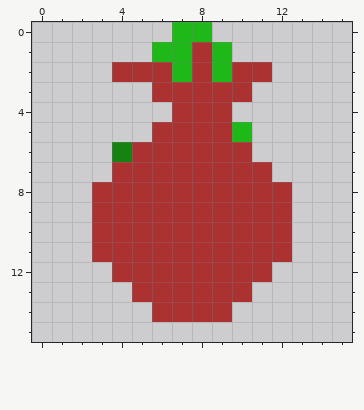
Two states of a pixel-art sprite, sprites/pome-crop.png. Above: the version before the commit.
The file is 16x16 pixels.
Now the later version:
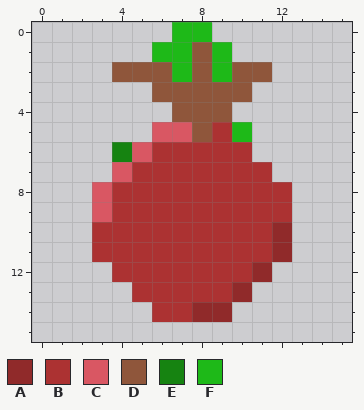
Palette (. is transparent): A #902a2a  B #ac3232  C #d95763  D #8f563b  E #168311  F #1eb918
The edit:
Colour B gives way to colour A in rows 10 to 11 at x 12; in row 12 at x 11; in row 13 at x 10; in row 14 at x 8 to 9.
Colour B gives way to colour C in row 5 at x 6 to 7; in row 6 at x 5; in row 7 at x 4; in rows 8 to 9 at x 3.
Colour B gives way to colour D in row 1 at x 8; in row 2 at x 4 to 6, 8 and 10 to 11; in row 3 at x 6 to 10; in row 4 at x 7 to 9; in row 5 at x 8.
Changed places in both pictures, as pixel boxes (x1, y1, x2, y2):
changed: (92, 42, 292, 322)
